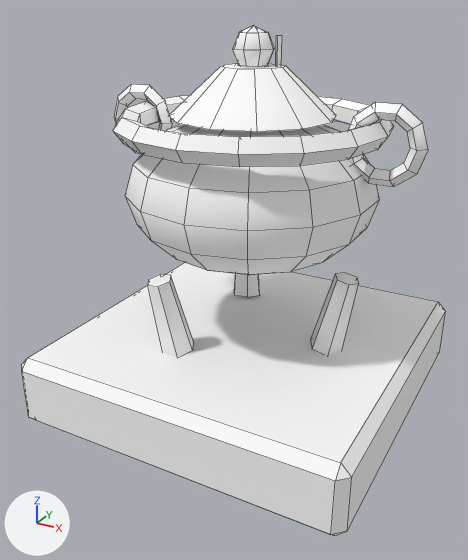
Two versions of the Blender file art/env/incense_burner.blend, one commit apart.
Both versions are drawn from a camera (50 mm lens) standing at (1.15, -2.24, 1.63) and looking at (-0.02, -0.11, 0.56). The lights are fixed; the arrows at lower left show +X, +Y and +Z. The picture after the commit comes second. Mesh edges are drawn as thin lines. Objects named as collision shapes, trigger or cutter boxes, shadow casters or lower levels of detail are left out.

Script lines for the objects in view, before the commit:
```python
mat_vk_vcol = principled_material('VK_vcol')
mat_vk_vcol.base_color = (1.0, 1.0, 1.0)  # white #ffffff
mat_vk_vcol.roughness = 0.9
me_incense = bpy.data.meshes.new('Incense')
me_incense.from_pydata(...)  # 394 vertices, 386 faces; spans x -0.7..0.7, y -0.7..0.7, z 0.0..1.53
me_incense.polygons.foreach_set('use_smooth', [True] * 386)
me_incense.materials.append(mat_vk_vcol)  # white #ffffff
ob_incense = bpy.data.objects.new('Incense', me_incense)
ob_incense.location = (0.0, 0.0, 0.0)
```
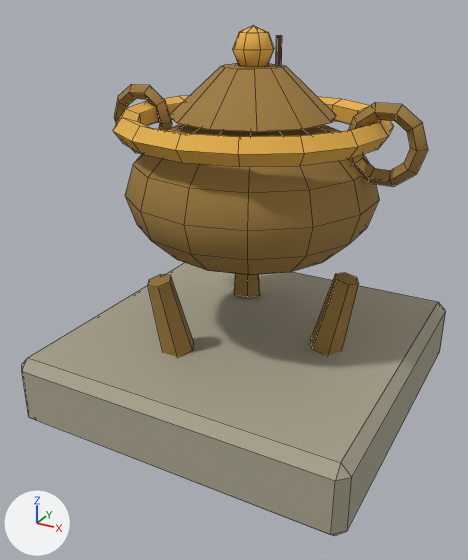
Location of each change, [x1, y1, x2, y2] in pixels of the pictures (468 x 560 px):
'Incense', recoloured, surface changed (darker)
    both: [22, 25, 446, 536]

The change, as a diff of the scene's bpy script:
```diff
--- a/art/env/incense_burner.blend.py
+++ b/art/env/incense_burner.blend.py
@@ mat_vk_vcol @@
 n0 = _N.new('ShaderNodeBsdfPrincipled'); n0.name = 'Principled BSDF'
-n0.inputs[0].default_value = (1.0, 1.0, 1.0, 1.0)  # 'Base Color', white #ffffff
 n0.inputs[2].default_value = 0.9  # 'Roughness'
 n1 = _N.new('ShaderNodeOutputMaterial'); n1.name = 'Material Output'
+n2 = _N.new('ShaderNodeVertexColor'); n2.name = 'Color Attribute'
+n2.layer_name = 'Color'
 _L.new(n0.outputs[0], n1.inputs[0])  # 'BSDF' to 'Surface'
+_L.new(n2.outputs[0], n0.inputs[0])  # 'Color' to 'Base Color'
@@ me_incense @@
 me_incense.from_pydata(...)  # 394 vertices, 386 faces; spans x -0.7..0.7, y -0.7..0.7, z 0.0..1.53
 # used by ob_incense; location = (0.0, 0.0, 0.0)
+# me_incense part 1: 386 kept faces spanning x -0.7..0.7, y -0.7..0.7, z 0.0..1.53 get new vertex colours
 me_incense.materials.append(mat_vk_vcol)
```
